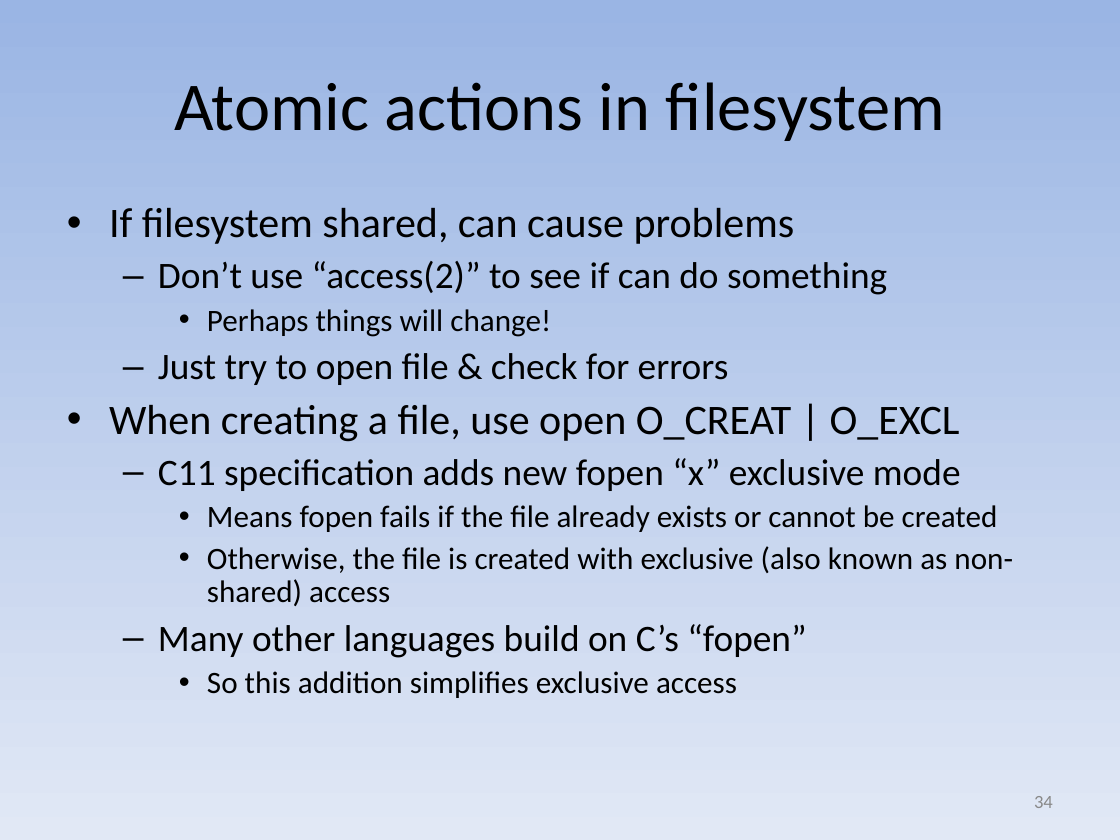
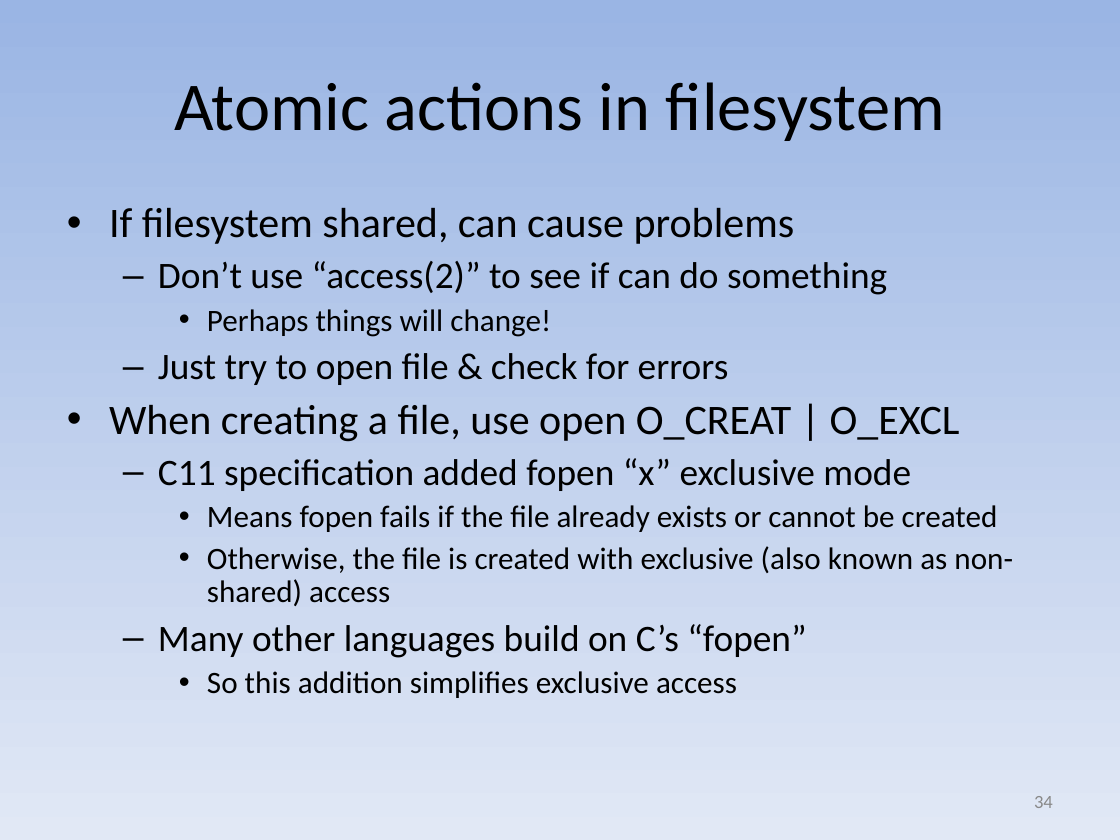
Before and after one commit to david-a-wheeler/david-a-wheeler.github.io, a slide deck: slide 34 of secure-class/presentations/Secure-Software-4-Design.ppt. Drawn at 1120x840 pixels with LibreOffice and Linux fonts; fonts in the diff are those of the drawing. Boxes give left, top, right and bottom in pixels: in the first picture for what was removed or moved away, otherwise in the second. Text is boxed around its words. In the diff, an @@ line names an element or a change of style, - is before the commit and + after.

```diff
--- a/secure-class/presentations/Secure-Software-4-Design.ppt
+++ b/secure-class/presentations/Secure-Software-4-Design.ppt
@@ text at [158, 458, 911, 491]: text changed @@
-  – C11 specification adds new fopen “x” exclusive mode
+  – C11 specification added fopen “x” exclusive mode
```
Also in this commit, not shown: 5 other slides changed, 2 other files.
